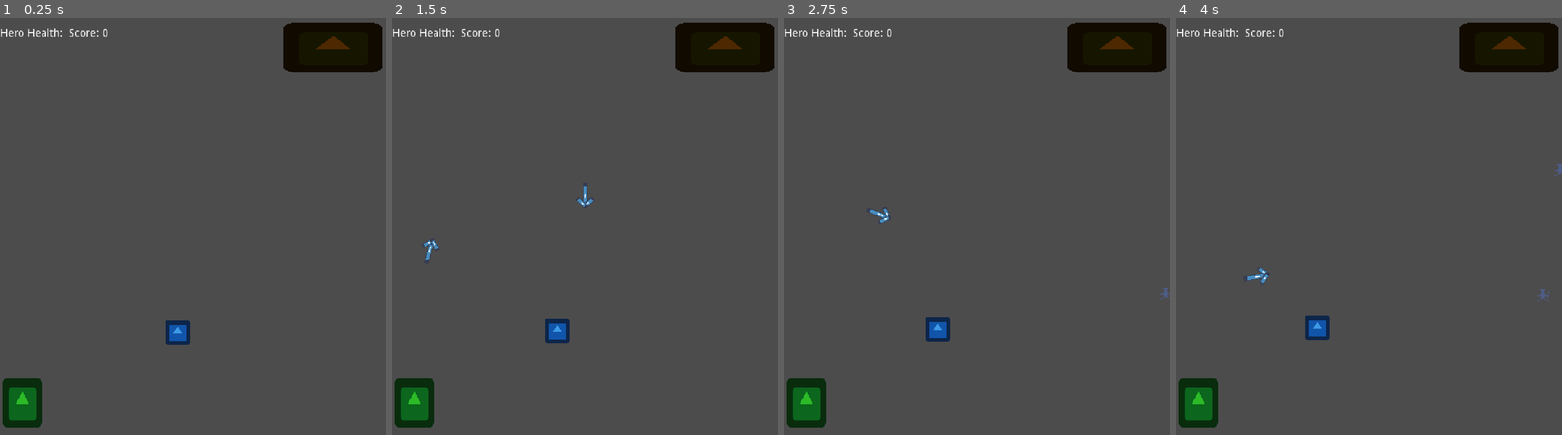
Above: before the commit, frames 1-4 (left to right).
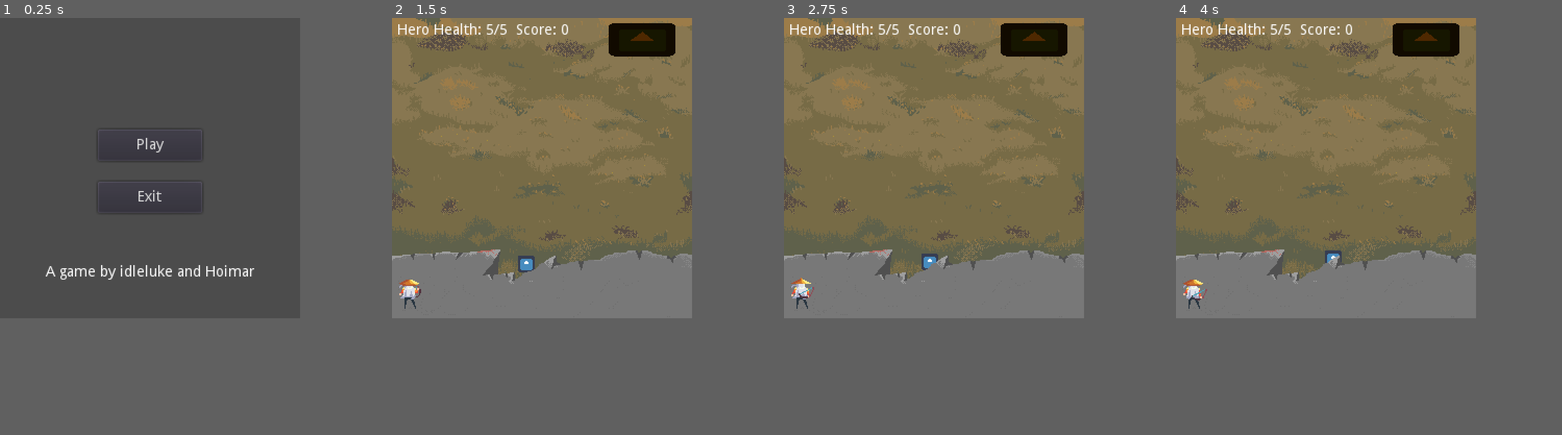
Above: after the commit, the same moments.

Repository: Hoimar/ashes
Game: Godot game, scene res://scenes/main_menu.tscn
Same seed, same stepped clock (60 frames per second), same inputs: the game is played once before the commit and once after it. Before the commit the project starts from res://scenes/main.tscn. The engine's default icon, where the game draws it, is replaced by a stand-in: a white triangle on a blue panel in a dark square.
Inputs (mouse positions are in pixels of both pictures, inside the frame that each line leads up to):
- Up to frame 1 (0.25 s): no input
- Up to frame 2 (1.5 s): click (585, 193) at 0.5 s, where only the run after the commit has a clickable "Play"; move the mouse to (669, 205) at 1.27 s; press the mouse at (669, 205) at 1.28 s
- Up to frame 3 (2.75 s): move the mouse to (899, 247) at 2.02 s; release the mouse at (899, 247) at 2.03 s; click (899, 247) at 2.1 s
- Up to frame 4 (4 s): move the mouse to (1407, 134) at 2.77 s; press the mouse at (1407, 134) at 2.78 s; move the mouse to (1349, 309) at 3.52 s; release the mouse at (1349, 309) at 3.53 s; click (1349, 309) at 3.6 s
In our replay, the window is 741x800 before the commit and 576x576 after it. These sizes can differ from the game's own. Grey fills any space a smaller window leaves; there, only what the larger window draws over its background counts as a difference.

The runs differ from the first frame. In frame 1, 5.5% of the frame differs, in the area x 0-100%, y 1-99%; in frame 2, 55%, in the area x 0-100%, y 0-99%; in frame 3, 55%; in frame 4, 55%.

Commit message:
Added spritesheets, enemy knockback, main menu, ...

Diff:
--- a/project.godot
+++ b/project.godot
@@ -51,17 +51,25 @@
 [application]
 
 config/name="Archery"
-run/main_scene="res://scenes/main.tscn"
+run/main_scene="res://scenes/main_menu.tscn"
 config/icon="res://icon.png"
 
 [display]
 
-window/size/width=500
-window/size/height=540
-window/size/test_width=1000
-window/size/test_height=1080
+window/size/width=288
+window/size/height=288
+window/size/test_width=864
+window/size/test_height=864
 window/stretch/mode="viewport"
 window/stretch/aspect="keep"
+
+[input]
+
+shoot={
+"deadzone": 0.5,
+"events": [ Object(InputEventMouseButton,"resource_local_to_scene":false,"resource_name":"","device":-1,"alt":false,"shift":false,"control":false,"meta":false,"command":false,"button_mask":0,"position":Vector2( 0, 0 ),"global_position":Vector2( 0, 0 ),"factor":1.0,"button_index":1,"pressed":false,"doubleclick":false,"script":null)
+ ]
+}
 
 [physics]
 
--- a/scenes/archer.tscn
+++ b/scenes/archer.tscn
@@ -1,12 +1,115 @@
-[gd_scene load_steps=3 format=2]
+[gd_scene load_steps=25 format=2]
 
-[ext_resource path="res://icon.png" type="Texture" id=1]
+[ext_resource path="res://assets/sprites/Spritesheet Archer.png" type="Texture" id=1]
 [ext_resource path="res://scripts/archer.gd" type="Script" id=2]
+
+[sub_resource type="AtlasTexture" id=1]
+atlas = ExtResource( 1 )
+region = Rect2( 0, 0, 32, 32 )
+
+[sub_resource type="AtlasTexture" id=2]
+atlas = ExtResource( 1 )
+region = Rect2( 32, 0, 32, 32 )
+
+[sub_resource type="AtlasTexture" id=3]
+atlas = ExtResource( 1 )
+region = Rect2( 64, 0, 32, 32 )
+
+[sub_resource type="AtlasTexture" id=4]
+atlas = ExtResource( 1 )
+region = Rect2( 96, 0, 32, 32 )
+
+[sub_resource type="AtlasTexture" id=5]
+atlas = ExtResource( 1 )
+region = Rect2( 128, 0, 32, 32 )
+
+[sub_resource type="AtlasTexture" id=6]
+atlas = ExtResource( 1 )
+region = Rect2( 160, 0, 32, 32 )
+
+[sub_resource type="AtlasTexture" id=7]
+atlas = ExtResource( 1 )
+region = Rect2( 192, 0, 32, 32 )
+
+[sub_resource type="AtlasTexture" id=8]
+atlas = ExtResource( 1 )
+region = Rect2( 224, 0, 32, 32 )
+
+[sub_resource type="AtlasTexture" id=9]
+atlas = ExtResource( 1 )
+region = Rect2( 0, 32, 32, 32 )
+
+[sub_resource type="AtlasTexture" id=10]
+atlas = ExtResource( 1 )
+region = Rect2( 32, 32, 32, 32 )
+
+[sub_resource type="AtlasTexture" id=11]
+atlas = ExtResource( 1 )
+region = Rect2( 64, 32, 32, 32 )
+
+[sub_resource type="AtlasTexture" id=12]
+atlas = ExtResource( 1 )
+region = Rect2( 96, 32, 32, 32 )
+
+[sub_resource type="AtlasTexture" id=13]
+atlas = ExtResource( 1 )
+region = Rect2( 128, 32, 32, 32 )
+
+[sub_resource type="AtlasTexture" id=14]
+atlas = ExtResource( 1 )
+region = Rect2( 160, 32, 32, 32 )
+
+[sub_resource type="AtlasTexture" id=15]
+atlas = ExtResource( 1 )
+region = Rect2( 192, 32, 32, 32 )
+
+[sub_resource type="AtlasTexture" id=16]
+atlas = ExtResource( 1 )
+region = Rect2( 224, 32, 32, 32 )
+
+[sub_resource type="AtlasTexture" id=17]
+atlas = ExtResource( 1 )
+region = Rect2( 256, 32, 32, 32 )
+
+[sub_resource type="AtlasTexture" id=18]
+atlas = ExtResource( 1 )
+region = Rect2( 288, 32, 32, 32 )
+
+[sub_resource type="AtlasTexture" id=19]
+atlas = ExtResource( 1 )
+region = Rect2( 320, 32, 32, 32 )
+
+[sub_resource type="AtlasTexture" id=20]
+atlas = ExtResource( 1 )
+region = Rect2( 352, 32, 32, 32 )
+
+[sub_resource type="AtlasTexture" id=21]
+atlas = ExtResource( 1 )
+region = Rect2( 384, 32, 32, 32 )
+
+[sub_resource type="SpriteFrames" id=22]
+animations = [ {
+"frames": [ SubResource( 1 ), SubResource( 2 ), SubResource( 3 ), SubResource( 4 ), SubResource( 5 ), SubResource( 6 ), SubResource( 7 ), SubResource( 8 ) ],
+"loop": true,
+"name": "idle",
+"speed": 10.0
+}, {
+"frames": [ SubResource( 9 ), SubResource( 10 ), SubResource( 11 ), SubResource( 12 ), SubResource( 13 ), SubResource( 14 ), SubResource( 15 ), SubResource( 16 ), SubResource( 17 ), SubResource( 18 ), SubResource( 19 ), SubResource( 20 ), SubResource( 21 ) ],
+"loop": true,
+"name": "shoot",
+"speed": 10.0
+} ]
 
 [node name="Archer" type="Node2D"]
 script = ExtResource( 2 )
 
-[node name="Sprite" type="Sprite" parent="."]
-modulate = Color( 0.172549, 0.729412, 0.152941, 1 )
-scale = Vector2( 0.8, 1 )
-texture = ExtResource( 1 )
+[node name="AnimatedSprite" type="AnimatedSprite" parent="."]
+frames = SubResource( 22 )
+animation = "idle"
+frame = 3
+playing = true
+
+[node name="ArrowOffset" type="Position2D" parent="."]
+position = Vector2( 6, -20 )
+
+[connection signal="animation_finished" from="AnimatedSprite" to="." method="_on_AnimatedSprite_animation_finished"]
--- a/scenes/arrow_controller.tscn
+++ b/scenes/arrow_controller.tscn
@@ -6,7 +6,7 @@
 [sub_resource type="Curve2D" id=1]
 resource_local_to_scene = true
 _data = {
-"points": PoolVector2Array( 0.33253, 69.3975, -0.33253, -69.3975, 0.38992, -2.36453, -127.644, -1.1519, 127.644, 1.1519, 128, -320, 0.0772518, -5.71764, -0.0772518, 5.71764, 256, -256 )
+"points": PoolVector2Array( 1.59245, 93.966, -1.59245, -93.966, 0.38992, -2.36453, -94.886, -0.52194, 94.886, 0.52194, 96, -192, 0.0772518, -6.97756, -0.0772518, 6.97756, 192, -128 )
 }
 
 [node name="ArrowController" type="Node2D"]
--- /dev/null
+++ b/scenes/basin.tscn
@@ -0,0 +1,8 @@
+[gd_scene load_steps=2 format=2]
+
+[ext_resource path="res://icon.png" type="Texture" id=1]
+
+[node name="Basin" type="Node2D"]
+
+[node name="Sprite" type="Sprite" parent="."]
+texture = ExtResource( 1 )
--- a/scenes/enemy.tscn
+++ b/scenes/enemy.tscn
@@ -43,4 +43,5 @@
 [node name="AnimationPlayer" type="AnimationPlayer" parent="."]
 anims/hurt = SubResource( 2 )
 
+[connection signal="area_entered" from="Hitbox" to="." method="_on_Hitbox_area_entered"]
 [connection signal="tween_completed" from="KnockbackTween" to="." method="_on_KnockbackTween_tween_completed"]
--- /dev/null
+++ b/scenes/enemy_boss.tscn
@@ -0,0 +1,5 @@
+[gd_scene load_steps=2 format=2]
+
+[ext_resource path="res://scenes/enemy.tscn" type="PackedScene" id=1]
+
+[node name="EnemyBoss" instance=ExtResource( 1 )]
--- a/scenes/enemy_group.tscn
+++ /dev/null
@@ -1,14 +0,0 @@
-[gd_scene load_steps=2 format=2]
-
-[ext_resource path="res://scripts/enemy_group.gd" type="Script" id=1]
-
-[node name="EnemyGroup" type="Node2D"]
-script = ExtResource( 1 )
-
-[node name="DelayTimer" type="Timer" parent="."]
-one_shot = true
-
-[node name="SpawnTimer" type="Timer" parent="."]
-
-[connection signal="timeout" from="DelayTimer" to="." method="_on_DelayTimer_timeout"]
-[connection signal="timeout" from="SpawnTimer" to="." method="_on_SpawnTimer_timeout"]
--- a/scenes/enemy_wave.tscn
+++ b/scenes/enemy_wave.tscn
@@ -5,11 +5,10 @@
 [node name="EnemyWave" type="Node2D"]
 script = ExtResource( 1 )
 
-[node name="WaveTimer" type="Timer" parent="."]
-one_shot = true
+[node name="SpawnTimer" type="Timer" parent="."]
 
 [node name="CooldownTimer" type="Timer" parent="."]
 one_shot = true
 
-[connection signal="timeout" from="WaveTimer" to="." method="_on_WaveTimer_timeout"]
+[connection signal="timeout" from="SpawnTimer" to="." method="_on_SpawnTimer_timeout"]
 [connection signal="timeout" from="CooldownTimer" to="." method="_on_CooldownTimer_timeout"]
--- a/scenes/goal.tscn
+++ b/scenes/goal.tscn
@@ -3,13 +3,13 @@
 [ext_resource path="res://icon.png" type="Texture" id=1]
 
 [sub_resource type="RectangleShape2D" id=1]
-extents = Vector2( 64, 32 )
+extents = Vector2( 32, 16 )
 
 [node name="Goal" type="Node2D"]
 
 [node name="icon" type="Sprite" parent="."]
 modulate = Color( 0.305882, 0.156863, 0, 1 )
-scale = Vector2( 2, 1 )
+scale = Vector2( 1, 0.5 )
 texture = ExtResource( 1 )
 
 [node name="Area2D" type="Area2D" parent="."]
--- a/scenes/hero.tscn
+++ b/scenes/hero.tscn
@@ -3,11 +3,10 @@
 [ext_resource path="res://icon.png" type="Texture" id=1]
 [ext_resource path="res://scripts/hero.gd" type="Script" id=2]
 
-[sub_resource type="RectangleShape2D" id=1]
-extents = Vector2( 16, 12 )
+[sub_resource type="RectangleShape2D" id=23]
+extents = Vector2( 8, 8 )
 
-[sub_resource type="Animation" id=2]
-resource_name = "take_damage"
+[sub_resource type="Animation" id=24]
 length = 0.3
 tracks/0/type = "value"
 tracks/0/path = NodePath("Sprite:modulate")
@@ -19,7 +18,7 @@
 "times": PoolRealArray( 0, 0.1, 0.2, 0.3 ),
 "transitions": PoolRealArray( 1, 1, 1, 1 ),
 "update": 0,
-"values": [ Color( 0.239216, 0.603922, 0.894118, 1 ), Color( 1, 0, 0, 1 ), Color( 1, 0, 0, 1 ), Color( 0.239216, 0.603922, 0.894118, 1 ) ]
+"values": [ Color( 1, 1, 1, 1 ), Color( 1, 0, 0, 1 ), Color( 1, 0.415686, 0.415686, 1 ), Color( 1, 1, 1, 1 ) ]
 }
 
 [node name="Hero" type="Node2D" groups=[
@@ -28,21 +27,19 @@
 script = ExtResource( 2 )
 
 [node name="Sprite" type="Sprite" parent="."]
-modulate = Color( 0.239216, 0.603922, 0.894118, 1 )
-scale = Vector2( 0.5, 0.5 )
+scale = Vector2( 0.25, 0.25 )
 texture = ExtResource( 1 )
 
 [node name="Hitbox" type="Area2D" parent="."]
-position = Vector2( 0, 4 )
 __meta__ = {
 "_edit_group_": true
 }
 
 [node name="CollisionShape2D" type="CollisionShape2D" parent="Hitbox"]
-shape = SubResource( 1 )
+shape = SubResource( 23 )
 
 [node name="AnimationPlayer" type="AnimationPlayer" parent="."]
-anims/take_damage = SubResource( 2 )
+anims/take_damage = SubResource( 24 )
 
 [connection signal="area_entered" from="Hitbox" to="." method="_on_Hitbox_area_entered"]
 [connection signal="animation_finished" from="AnimationPlayer" to="." method="_on_AnimationPlayer_animation_finished"]
--- /dev/null
+++ b/scenes/main_menu.tscn
@@ -0,0 +1,66 @@
+[gd_scene load_steps=2 format=2]
+
+[ext_resource path="res://scripts/main_menu.gd" type="Script" id=1]
+
+[node name="MainMenu" type="Control"]
+anchor_right = 1.0
+anchor_bottom = 1.0
+script = ExtResource( 1 )
+__meta__ = {
+"_edit_use_anchors_": false
+}
+
+[node name="CenterContainer" type="CenterContainer" parent="."]
+anchor_left = 0.5
+anchor_top = 1.0
+anchor_right = 0.5
+anchor_bottom = 1.0
+margin_left = -100.0
+margin_top = -217.0
+margin_right = 100.0
+__meta__ = {
+"_edit_use_anchors_": false
+}
+
+[node name="VBoxContainer" type="VBoxContainer" parent="CenterContainer"]
+margin_top = 36.0
+custom_constants/separation = 50
+__meta__ = {
+"_edit_use_anchors_": false
+}
+
+[node name="VBoxButtons" type="VBoxContainer" parent="CenterContainer/VBoxContainer"]
+margin_left = 50.0
+margin_right = 150.0
+margin_bottom = 80.0
+rect_min_size = Vector2( 100, 80 )
+size_flags_horizontal = 4
+custom_constants/separation = 20
+
+[node name="ButtonPlay" type="Button" parent="CenterContainer/VBoxContainer/VBoxButtons"]
+margin_right = 100.0
+margin_bottom = 30.0
+size_flags_horizontal = 3
+size_flags_vertical = 3
+text = "Play"
+
+[node name="ButtonExit" type="Button" parent="CenterContainer/VBoxContainer/VBoxButtons"]
+margin_top = 50.0
+margin_right = 100.0
+margin_bottom = 80.0
+size_flags_horizontal = 3
+size_flags_vertical = 3
+text = "Exit"
+__meta__ = {
+"_edit_use_anchors_": false
+}
+
+[node name="Label" type="Label" parent="CenterContainer/VBoxContainer"]
+margin_top = 130.0
+margin_right = 200.0
+margin_bottom = 144.0
+text = "A game by idleluke and Hoimar"
+align = 1
+
+[connection signal="pressed" from="CenterContainer/VBoxContainer/VBoxButtons/ButtonPlay" to="." method="_on_ButtonPlay_pressed"]
+[connection signal="pressed" from="CenterContainer/VBoxContainer/VBoxButtons/ButtonExit" to="." method="_on_ButtonExit_pressed"]
--- a/scenes/stage.tscn
+++ b/scenes/stage.tscn
@@ -7,21 +7,30 @@
 [ext_resource path="res://scripts/stage.gd" type="Script" id=5]
 [ext_resource path="res://scenes/enemy.tscn" type="PackedScene" id=6]
 [ext_resource path="res://scenes/enemy_wave.tscn" type="PackedScene" id=7]
-[ext_resource path="res://scenes/enemy_group.tscn" type="PackedScene" id=8]
-[ext_resource path="res://scripts/wave_manager.gd" type="Script" id=9]
+[ext_resource path="res://assets/sprites/GROUND 2-export.png" type="Texture" id=8]
+[ext_resource path="res://scripts/levels.gd" type="Script" id=9]
 
 [sub_resource type="RectangleShape2D" id=1]
-extents = Vector2( 250, 180 )
+extents = Vector2( 144, 88.6581 )
 
 [sub_resource type="Curve2D" id=2]
 _data = {
-"points": PoolVector2Array( 433.76, 50.9424, -433.76, -50.9424, 459.918, 257.688, -47.2118, 52.6325, 47.2118, -52.6325, 687.964, 126.657, -25.9519, 40.9901, 25.9519, -40.9901, 278.436, 42.7927, 177.549, 123.61, -177.549, -123.61, 658.986, -78.7104 )
+"points": PoolVector2Array( -166.06, 31.4856, 166.06, -31.4856, 348.088, 88.2037, -5.93688, 19.6824, 5.93688, -19.6824, 300.21, -8.287, -20.9008, 39.3064, 20.9008, -39.3064, 427.71, -46.287, -226.928, 28.1746, 226.928, -28.1746, 454.161, -112.156 )
 }
 
 [node name="Stage" type="Node2D" groups=[
 "stage",
 ]]
 script = ExtResource( 5 )
+
+[node name="Ground" type="Sprite" parent="."]
+texture = ExtResource( 8 )
+centered = false
+region_enabled = true
+region_rect = Rect2( 0, 0, 288, 288 )
+
+[node name="Goal" parent="." instance=ExtResource( 4 )]
+position = Vector2( 239.981, 20.828 )
 
 [node name="Game" type="YSort" parent="."]
 
@@ -32,25 +41,28 @@
 collision_mask = 0
 
 [node name="SpawnArea" type="CollisionShape2D" parent="Game/EnemySpawner"]
-position = Vector2( 250, 250 )
+position = Vector2( 144, 131.212 )
 shape = SubResource( 1 )
-
-[node name="Archer" parent="Game" instance=ExtResource( 2 )]
-position = Vector2( 28.638, 498.332 )
 
 [node name="HeroPath" type="Path2D" parent="Game"]
 position = Vector2( -227.21, 149.787 )
 curve = SubResource( 2 )
 
 [node name="HeroPathFollow" type="PathFollow2D" parent="Game/HeroPath"]
-position = Vector2( 459.918, 257.688 )
+position = Vector2( 348.088, 88.2037 )
 rotate = false
 loop = false
 
 [node name="Hero" parent="Game/HeroPath/HeroPathFollow" instance=ExtResource( 3 )]
 
-[node name="Goal" parent="Game" instance=ExtResource( 4 )]
-position = Vector2( 430.644, 38.2897 )
+[node name="Cliffs" type="Sprite" parent="."]
+texture = ExtResource( 8 )
+centered = false
+region_enabled = true
+region_rect = Rect2( 0, 288, 288, 288 )
+
+[node name="Archer" parent="." instance=ExtResource( 2 )]
+position = Vector2( 16.0246, 262.979 )
 
 [node name="HeroPathTween" type="Tween" parent="."]
 
@@ -62,47 +74,54 @@
 }
 
 [node name="HBoxContainer" type="HBoxContainer" parent="UI"]
-margin_right = 40.0
-margin_bottom = 40.0
+margin_left = 5.0
+margin_top = 5.0
 __meta__ = {
 "_edit_use_anchors_": false
 }
 
 [node name="LabelHealth" type="Label" parent="UI/HBoxContainer"]
-margin_top = 13.0
-margin_right = 81.0
-margin_bottom = 27.0
-text = "Hero Health:"
+margin_right = 93.0
+margin_bottom = 14.0
+text = "Hero Health: 1"
 
 [node name="HBoxContainer" type="HBoxContainer" parent="UI/HBoxContainer"]
-margin_left = 85.0
-margin_right = 85.0
-margin_bottom = 40.0
+margin_left = 97.0
+margin_right = 97.0
+margin_bottom = 14.0
 
 [node name="LabelScore" type="Label" parent="UI/HBoxContainer"]
-margin_left = 89.0
-margin_top = 13.0
-margin_right = 140.0
-margin_bottom = 27.0
+margin_left = 101.0
+margin_right = 152.0
+margin_bottom = 14.0
 text = "Score: 0"
 __meta__ = {
 "_edit_use_anchors_": false
 }
 
-[node name="WaveManager" type="Node" parent="."]
+[node name="BasinContainer" type="HBoxContainer" parent="UI"]
+anchor_top = 1.0
+anchor_bottom = 1.0
+margin_top = -40.0
+margin_right = 40.0
+__meta__ = {
+"_edit_use_anchors_": false
+}
+
+[node name="Levels" type="Node" parent="."]
 script = ExtResource( 9 )
 
-[node name="EnemyWave" parent="WaveManager" instance=ExtResource( 7 )]
+[node name="EnemyWave1" parent="Levels" instance=ExtResource( 7 )]
+amount = 5
+scene = ExtResource( 6 )
+duration = 15.0
+cooldown = 15.0
 
-[node name="EnemyGroup" parent="WaveManager/EnemyWave" instance=ExtResource( 8 )]
-amount = 8
+[node name="EnemyWave2" parent="Levels" instance=ExtResource( 7 )]
+amount = 10
 scene = ExtResource( 6 )
+duration = 15.0
+cooldown = 15.0
 
-[node name="EnemyWave2" parent="WaveManager" instance=ExtResource( 7 )]
-
-[node name="EnemyGroup" parent="WaveManager/EnemyWave2" instance=ExtResource( 8 )]
-amount = 15
-scene = ExtResource( 6 )
-
-[connection signal="mouse_clicked" from="." to="Game/Archer" method="_on_Stage_mouse_clicked"]
+[connection signal="mouse_clicked" from="." to="Archer" method="_on_Stage_mouse_clicked"]
 [connection signal="tween_completed" from="HeroPathTween" to="." method="_on_HeroPathTween_tween_completed"]
--- a/scripts/archer.gd
+++ b/scripts/archer.gd
@@ -1,12 +1,34 @@
 extends Node2D
 
 const ARROW = preload("res://scenes/arrow_controller.tscn")
+const SHOOTING_DELAY = 0.5
+
+enum STATE {
+	IDLE,
+	SHOOTING
+}
+
+var state = STATE.IDLE
 
 onready var stage: Node2D = get_tree().get_nodes_in_group("stage")[0]
+onready var anim_sprite := $AnimatedSprite
+onready var arrow_offset := $ArrowOffset
 
 
 func _on_Stage_mouse_clicked(mouse_position):
+	if state == STATE.SHOOTING:
+		return
+	else:
+		state = STATE.SHOOTING
+		anim_sprite.play("shoot")
+	yield(get_tree().create_timer(SHOOTING_DELAY), "timeout")
 	var arrow: Arrow = ARROW.instance()
-	arrow.position = position
+	arrow.global_position = arrow_offset.global_position
 	arrow.target = mouse_position
 	stage.add_child(arrow)
+
+
+func _on_AnimatedSprite_animation_finished():
+	if anim_sprite.animation == "shoot":
+		state = STATE.IDLE
+		anim_sprite.play("idle")
--- a/scripts/arrow_controller.gd
+++ b/scripts/arrow_controller.gd
@@ -1,13 +1,7 @@
 class_name Arrow
 extends Node2D
 
-const FLIGHT_DURATION := 1.0   # Duration of arrow flight in seconds.
-# Bezier curve control points.
-const CURVE_CONTROLS = [
-	Vector2(-50, 0),
-	Vector2(0, 50),
-	Vector2(0, -50),
-]
+const TIME_DIST_FACTOR := 400.0   # Duration of arrow flight in seconds.
 
 var target: Vector2
 onready var path := $Path2D
@@ -28,12 +22,12 @@
 	var control_point = Vector2(target_pos.x / 2.0, 0)
 	path.curve.set_point_in(1, -control_point)
 	path.curve.set_point_out(1, control_point)
-	path.curve.set_point_out(0, Vector2(0, -length * 0.2))
-	path.curve.set_point_in(2,  Vector2(0, -length * 0.1))
+	path.curve.set_point_out(0, Vector2(0, -length * 0.3))
+	path.curve.set_point_in(2,  Vector2(0, 0))
 
 	# Interpolate arrow flight.
 	tween.interpolate_property(path_follow, "unit_offset", 0, 0.9999, \
-			FLIGHT_DURATION, Tween.TRANS_SINE, Tween.EASE_OUT)
+			length / TIME_DIST_FACTOR, Tween.TRANS_SINE, Tween.EASE_OUT)
 	tween.start()
 
 
--- a/scripts/enemy.gd
+++ b/scripts/enemy.gd
@@ -3,8 +3,8 @@
 
 const SCORE_BONUS := 3.0
 const SPEED := 15.0
-const KNOCKBACK_DISTANCE := 50.0
-const KNOCKBACK_DURATION := 1.5
+const KNOCKBACK_DISTANCE := 35.0
+const KNOCKBACK_DURATION := 1.0
 const HEALTH_START := 3
 
 enum STATE {
@@ -47,10 +47,10 @@
 
 func knockback(var source: Vector2):
 	state = STATE.KNOCKBACK
-	var vector = (source - global_position).normalized() * KNOCKBACK_DISTANCE
+	var vector = (global_position - source).normalized() * KNOCKBACK_DISTANCE
 	knockback_tween.interpolate_property(self, "position", position, \
 			position + vector, KNOCKBACK_DURATION,
-			Tween.TRANS_CUBIC, Tween.EASE_OUT)
+			Tween.TRANS_QUAD, Tween.EASE_OUT)
 	knockback_tween.start()
 
 
--- a/scripts/enemy_group.gd
+++ b/scripts/enemy_group.gd
@@ -1,19 +1,9 @@
 class_name EnemyGroup
 extends Node2D
 
-export var amount: int = 1
-export var scene: PackedScene
-export(float, 0.1, 600) var duration: float = 10
-export(float, 0.0, 600) var delay: float = 0
-onready var delay_timer := $DelayTimer
-onready var spawn_timer := $SpawnTimer
-var num_spawned: int
-onready var target_node: EnemySpawner = get_tree().get_nodes_in_group("enemy_spawner")[0]
 
 # Called when the node enters the scene tree for the first time.
 func _ready():
-	if delay > 0:
-		delay_timer.wait_time = delay
 	var spawn_delay = duration / amount
 	spawn_timer.wait_time = spawn_delay
 
@@ -26,11 +16,3 @@
 
 
 func start():
-	if delay > 0:
-		delay_timer.start()
-	else:
-		_on_DelayTimer_timeout()
-
-
-func _on_DelayTimer_timeout():
-	spawn_timer.start()
--- a/scripts/enemy_wave.gd
+++ b/scripts/enemy_wave.gd
@@ -1,35 +1,35 @@
 class_name EnemyWave
 extends Node2D
 
-signal wave_finished(wave)
-
+export var amount: int = 1
+export var scene: PackedScene
 export(float, 0.1, 600) var duration: float = 10
 export(float, 0.1, 600) var cooldown: float = 10
-onready var wave_timer := $WaveTimer
+onready var spawn_timer := $SpawnTimer
 onready var cooldown_timer := $CooldownTimer
+onready var target_node: EnemySpawner = get_tree().get_nodes_in_group("enemy_spawner")[0]
 var num_spawned: int
 
 
 # Called when the node enters the scene tree for the first time.
 func _ready():
-	wave_timer.wait_time = duration
+	var spawn_delay = duration / amount
+	spawn_timer.wait_time = spawn_delay
 	cooldown_timer.wait_time = cooldown
 
 
-func _on_WaveTimer_timeout():
-	print("Cooling down wave ", self)
-	cooldown_timer.start()
+func start():
+	spawn_timer.start()
 
 
-func start():
-	print("Starting wave ", self)
-	for child in get_children():
-		if child is EnemyGroup:
-			child.start()
-	wave_timer.start()
+func _on_SpawnTimer_timeout():
+	target_node.spawn(scene)
+	num_spawned += 1
+	if num_spawned == amount:
+		spawn_timer.stop()
+		cooldown_timer.start()
 
 
 func _on_CooldownTimer_timeout():
-	print("Finished wave ", self)
-	emit_signal("wave_finished", self)
-	queue_free()
+	num_spawned = 0
+	spawn_timer.start()
--- a/scripts/hero.gd
+++ b/scripts/hero.gd
@@ -10,19 +10,16 @@
 }
 
 signal hero_died
+signal hero_hurt(health)
 
 var state: int = STATE.WALKING
 var health := HEALTH_START
 onready var animation_player = $AnimationPlayer
 
+
 # Called when the node enters the scene tree for the first time.
 func _ready():
 	pass # Replace with function body.
-
-
-# Called every frame. 'delta' is the elapsed time since the previous frame.
-#func _process(delta):
-#	pass
 
 
 func take_hit(var damage: int = 1):
@@ -31,8 +28,10 @@
 	if health <= 0:
 		state = STATE.DYING
 		emit_signal("hero_died")
+		emit_signal("hero_hurt", health)
 	else:
 		state = STATE.HURT
+		emit_signal("hero_hurt", health)
 
 
 func _on_Hitbox_area_entered(var area: Area2D):
--- /dev/null
+++ b/scripts/levels.gd
@@ -0,0 +1,10 @@
+extends Node
+
+var level_num = 0
+
+# Called when the node enters the scene tree for the first time.
+func _ready():
+	if get_child_count() == 0:
+		return
+	var wave: EnemyWave = get_children()[level_num]
+	wave.start()
--- /dev/null
+++ b/scripts/main_menu.gd
@@ -0,0 +1,16 @@
+extends Control
+
+onready var button_exit := $CenterContainer/VBoxContainer/VBoxButtons/ButtonExit
+
+# Called when the node enters the scene tree for the first time.
+func _ready():
+	if OS.get_name() == "HTML5":
+		button_exit.disabled = true
+
+
+func _on_ButtonPlay_pressed():
+	get_tree().change_scene("res://scenes/stage.tscn")
+
+
+func _on_ButtonExit_pressed():
+	get_tree().quit()
--- a/scripts/stage.gd
+++ b/scripts/stage.gd
@@ -1,10 +1,10 @@
 extends Node2D
 
-const HERO_WALK_DURATION := 120.0
-
+const HERO_WALK_DURATION := 60.0
 enum STATE {
 	RUNNING,
 	WON,
+	LEVEL_COMPLETE
 	LOST,
 }
 
@@ -14,19 +14,30 @@
 var score := 0
 onready var hero_path_follow := $Game/HeroPath/HeroPathFollow
 onready var hero_path_tween := $HeroPathTween
-onready var score_label := $UI/HBoxContainer/LabelScore
+onready var label_score := $UI/HBoxContainer/LabelScore
+onready var label_health := $UI/HBoxContainer/LabelHealth
+onready var levels := $Levels
 onready var hero: Hero = get_tree().get_nodes_in_group("hero")[0]
 
 
 # Called when the node enters the scene tree for the first time.
 func _ready():
 	hero.connect("hero_died", self, "set_state", [STATE.LOST])
+	hero.connect("hero_hurt", self, "hero_health_changed")
+	hero_health_changed(Hero.HEALTH_START)
 	set_state(STATE.RUNNING)
 
 
 func _input(event):
-	if state == STATE.RUNNING and event is InputEventMouseButton and event.pressed:
-		emit_signal("mouse_clicked", event.position)
+	if state == STATE.RUNNING \
+		and (event is InputEventMouseMotion or event is InputEventMouseButton) \
+		and Input.is_action_pressed("shoot"):
+			pass
+
+
+func _process(delta):
+	if state == STATE.RUNNING and Input.is_action_pressed("shoot"):
+		emit_signal("mouse_clicked", get_local_mouse_position())
 
 
 func set_state(var new):
@@ -36,7 +47,10 @@
 		STATE.RUNNING:
 			animate_hero_path()
 		STATE.WON:
-			print("You won!")
+			print("You won the game!")
+		STATE.LEVEL_COMPLETE:
+			levels.level_num += 1
+			print("Level complete!")
 		STATE.LOST:
 			print("You lost!")
 			hero_path_tween.stop_all()
@@ -44,12 +58,17 @@
 
 
 func _on_HeroPathTween_tween_completed(_object, _key):
-	set_state(STATE.WON)
+	set_state(STATE.LEVEL_COMPLETE)
 
 
 func increase_score(var amount: int):
 	score += amount
-	score_label.text = "Score: %d" % score
+	label_score.text = "Score: %d" % score
+
+
+func hero_health_changed(var new_health: int):
+	label_health.set_text("Hero Health: %d/%d" \
+			% [new_health, Hero.HEALTH_START])
 
 
 func animate_hero_path():
--- a/scripts/wave_manager.gd
+++ /dev/null
@@ -1,21 +0,0 @@
-extends Node
-
-
-# Called when the node enters the scene tree for the first time.
-func _ready():
-	for node in get_children():
-		if node is EnemyWave:
-			node.connect("wave_finished", self, "wave_finished")
-	start_top_wave()
-
-
-func wave_finished(var wave: EnemyWave):
-	remove_child(wave)
-	start_top_wave()
-
-
-func start_top_wave():
-	if get_child_count() == 0:
-		return
-	var wave: EnemyWave = get_children().front()
-	wave.start()
Binary file added: assets/sprites/GROUND 2-export.png
Not shown, added: assets/sprites/GROUND 2-export.png.import
Binary file removed: assets/sprites/Right Walk Cycle.png
Binary file added: assets/sprites/Spritesheet Archer.png
Not shown, added: assets/sprites/Spritesheet Archer.png.import
